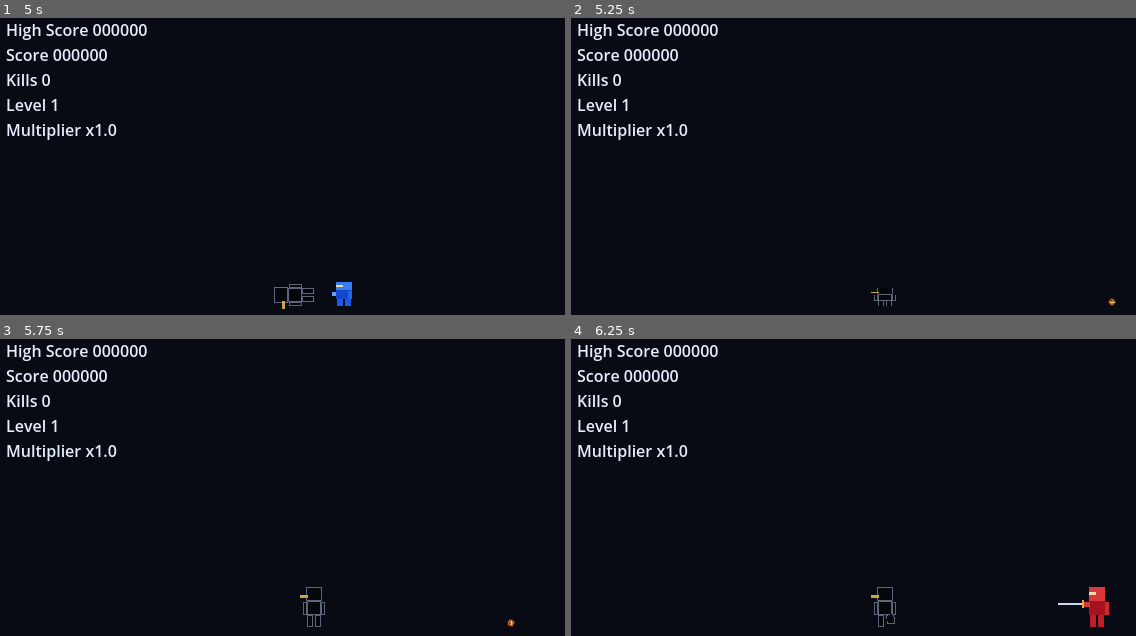
Above: before the commit, frames 1-4 (two rows, left to right).
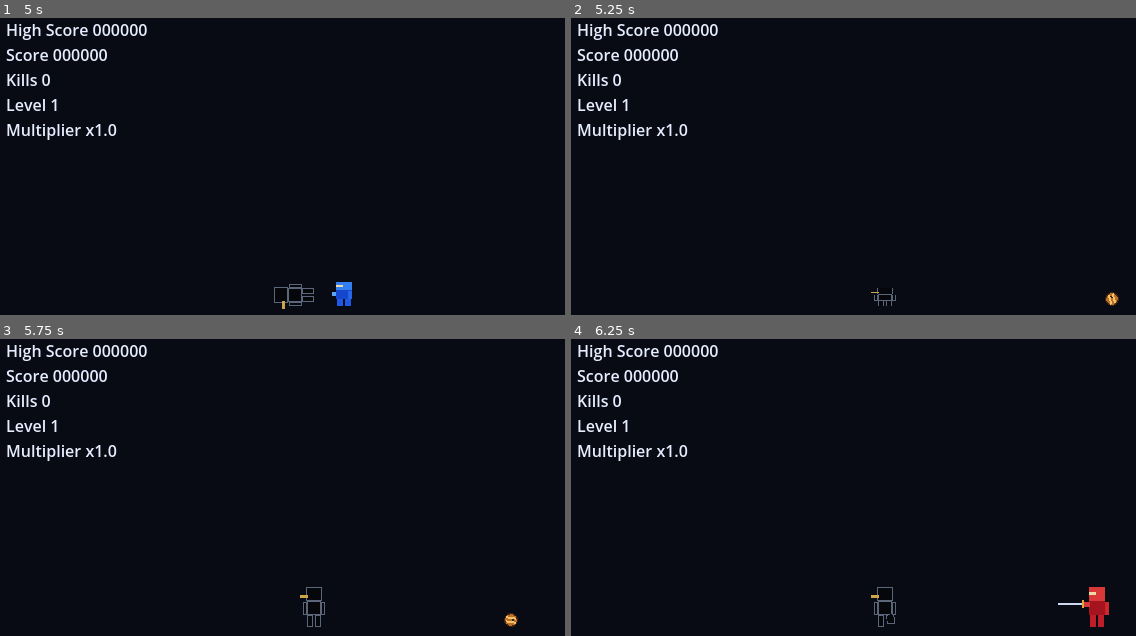
Above: after the commit, the same moments.

Repository: selymax79/Moonfall-Dojo
Game: Godot game, scene res://scenes/main.tscn
Same seed, same stepped clock (60 frames per second), same inputs: the game is played once before the commit and once after it.
Inputs:
- Up to frame 1 (5 s): hold Right (turn_right) 0.53-1.28 s; hold Down (duck) 0.53-1.28 s; tap Up (jump) at 0.77, 1.52, 3.02, 3.77, 4.52 s; hold Left (turn_left) 1.28-2.03 s; tap X (kick) at 1.35 s; hold Z (punch) 2.03-2.78 s; hold Right (turn_right) 2.03-3.53 s; tap Down (duck) at 2.85 s; hold X (kick) 3.53-4.28 s; hold Left (turn_left) from 3.53 s (still down); tap Enter at 4.25 s; tap Z (punch) at 4.35 s
- Up to frame 2 (5.25 s): keep holding Left (turn_left); tap F2 (dev_restart) at 5 s; hold Down (duck) from 5.03 s (still down)
- Up to frame 3 (5.75 s): keep holding Left (turn_left); keep holding Down (duck)
- Up to frame 4 (6.25 s): tap F2 (dev_restart) at 5.75 s; release Left (turn_left) at 5.78 s; release Down (duck) at 5.78 s; hold Right (turn_right) from 5.78 s (still down); tap X (kick) at 5.85 s; tap Up (jump) at 6.02 s

Frame 1 is identical in both runs. In frame 2, less than 0.1% of the frame differs, in the area x 94-97%, y 92-97%; in frame 3, less than 0.1%, in the area x 89-92%, y 92-97%; in frame 4, nothing differs.

Commit message:
Tune barrel size jump timing and post-dodge explosion

Diff:
--- a/scenes/barrel.tscn
+++ b/scenes/barrel.tscn
@@ -3,7 +3,7 @@
 [ext_resource type="Script" path="res://scripts/barrel.gd" id="1"]
 
 [sub_resource type="CircleShape2D" id="Body"]
-radius = 4.0
+radius = 7.0
 
 [node name="Barrel" type="Area2D"]
 collision_layer = 0
@@ -13,25 +13,29 @@
 script = ExtResource("1")
 
 [node name="BodyShape" type="CollisionShape2D" parent="."]
-position = Vector2(0, -4)
+position = Vector2(0, -7)
 shape = SubResource("Body")
 disabled = true
 
 [node name="Visuals" type="Node2D" parent="."]
-position = Vector2(0, -4)
+position = Vector2(0, -7)
 
 [node name="Rim" type="Polygon2D" parent="Visuals"]
 color = Color(0.24, 0.14, 0.07, 1)
-polygon = PackedVector2Array(0, -4, 2, -3.464, 3.464, -2, 4, 0, 3.464, 2, 2, 3.464, 0, 4, -2, 3.464, -3.464, 2, -4, 0, -3.464, -2, -2, -3.464)
+polygon = PackedVector2Array(0, -7, 3.5, -6.062, 6.062, -3.5, 7, 0, 6.062, 3.5, 3.5, 6.062, 0, 7, -3.5, 6.062, -6.062, 3.5, -7, 0, -6.062, -3.5, -3.5, -6.062)
 
 [node name="Wood" type="Polygon2D" parent="Visuals"]
 color = Color(0.74, 0.43, 0.17, 1)
-polygon = PackedVector2Array(0, -3, 2.12, -2.12, 3, 0, 2.12, 2.12, 0, 3, -2.12, 2.12, -3, 0, -2.12, -2.12)
+polygon = PackedVector2Array(0, -6, 4.24, -4.24, 6, 0, 4.24, 4.24, 0, 6, -4.24, 4.24, -6, 0, -4.24, -4.24)
 
 [node name="Band" type="Polygon2D" parent="Visuals"]
 color = Color(0.95, 0.77, 0.40, 1)
-polygon = PackedVector2Array(-2.5, -1, 2.5, -1, 2.5, 0, -2.5, 0)
+polygon = PackedVector2Array(-5, -3, 5, -3, 5, -1, -5, -1)
+
+[node name="LowerBand" type="Polygon2D" parent="Visuals"]
+color = Color(0.95, 0.77, 0.40, 1)
+polygon = PackedVector2Array(-5, 1, 5, 1, 5, 3, -5, 3)
 
 [node name="Bung" type="Polygon2D" parent="Visuals"]
 color = Color(0.24, 0.14, 0.07, 1)
-polygon = PackedVector2Array(0, 1, 1, 1, 1, 2, 0, 2)
+polygon = PackedVector2Array(1, -1, 3, -1, 3, 1, 1, 1)
--- a/scripts/barrel.gd
+++ b/scripts/barrel.gd
@@ -1,7 +1,14 @@
 ## A rolling floor obstacle. Main advances Player first, then movement and direct collision queries.
 ## It is not an Assassin: Main never sends Player attacks here, and passage awards no points yet.
-## The scene's 4 px radius preserves roughly 176 ms of Jump input opportunity at 60 px/s.
+## The scene's 7 px radius and 0.75 s Jump give about 195 ms of theoretical input opportunity at 60 px/s.
 extends Area2D
+
+enum Phase { ACTIVE, DEPARTING, EXPLODING }
+# Cosmetic clocks begin after gameplay resolution and never delay Main's next encounter.
+const DEPARTURE_DURATION: float = 0.50
+const EXPLOSION_DURATION: float = 0.40
+var phase: Phase = Phase.ACTIVE
+var effect_elapsed: float = 0.0
 
 # Main supplies the same Level speed as Assassins before entering the tree.
 var movement_speed: float = 60.0
@@ -13,6 +20,11 @@
 @onready var visuals: Node2D = $Visuals
 
 
+func _ready() -> void:
+	# Main exclusively owns active movement; enable our tick only after releasing gameplay ownership.
+	set_physics_process(false)
+
+
 func configure_entry(side: int) -> void:
 	assert(side == 1 or side == -1)
 	entry_side = side
@@ -22,6 +34,10 @@
 func advance_tick(delta: float) -> void:
 	if is_complete:
 		return
+	roll(delta)
+
+
+func roll(delta: float) -> void:
 	var travel: float = -entry_side * movement_speed * delta
 	position.x += travel
 	visuals.rotation += travel / body_shape.shape.radius
@@ -41,4 +57,40 @@
 	var passage_distance: float = body_shape.shape.radius + player.hurtbox.shape.size.x / 2.0
 	if separation < -passage_distance:
 		is_complete = true
-		queue_free()
+		phase = Phase.DEPARTING
+		# Defer handover so the resolving tick cannot move the Barrel twice.
+		set_physics_process.call_deferred(true)
+
+
+## This tick is presentation-only. Completion guards permanently exclude all further collision.
+func _physics_process(delta: float) -> void:
+	var remaining: float = delta
+	if phase == Phase.DEPARTING:
+		var step: float = minf(remaining, DEPARTURE_DURATION - effect_elapsed)
+		roll(step)
+		effect_elapsed += step
+		remaining -= step
+		if effect_elapsed < DEPARTURE_DURATION and not is_equal_approx(effect_elapsed, DEPARTURE_DURATION):
+			return
+		phase = Phase.EXPLODING
+		effect_elapsed = 0.0
+		visuals.hide()
+	if phase == Phase.EXPLODING:
+		effect_elapsed = minf(effect_elapsed + remaining, EXPLOSION_DURATION)
+		queue_redraw()
+		if effect_elapsed >= EXPLOSION_DURATION or is_equal_approx(effect_elapsed, EXPLOSION_DURATION):
+			queue_free()
+
+
+## A few expanding sparks replace the Barrel; these draw commands create no collision objects.
+func _draw() -> void:
+	if phase != Phase.EXPLODING:
+		return
+	var progress: float = effect_elapsed / EXPLOSION_DURATION
+	var centre := Vector2(0, -7)
+	var colour := Color(1.0, 0.70, 0.25, 1.0 - progress)
+	for index in range(6):
+		var angle: float = TAU * index / 6.0
+		var offset := Vector2(cos(angle), sin(angle)) * lerpf(3.0, 15.0, progress)
+		draw_rect(Rect2(centre + offset - Vector2.ONE, Vector2(2, 2)), colour)
+	draw_circle(centre, lerpf(4.0, 9.0, progress), Color(1.0, 0.9, 0.5, (1.0 - progress) * 0.6))
--- a/scripts/main.gd
+++ b/scripts/main.gd
@@ -1,5 +1,5 @@
 ## Runs one random threat at a time, with Player-first Assassin combat and spatial Barrel dodging.
-## Both actors share this scene's coordinate space; their scripts do not tick themselves.
+## Main advances active gameplay actors; resolved Barrels animate their harmless exit independently.
 extends Node2D
 
 enum ThreatType { RED, BLUE, BARREL }
--- a/scripts/player.gd
+++ b/scripts/player.gd
@@ -14,7 +14,8 @@
 const DUCK_HOLD_DURATION: float = 0.20
 const DUCK_RECOVERY_DURATION: float = 0.17
 const DUCK_HEIGHT_SCALE: float = 0.45
-const JUMP_DURATION: float = 0.60
+# Extra airtime clears the 14 px Barrel without raising the 55 px apex; commitment lasts the full arc.
+const JUMP_DURATION: float = 0.75
 const JUMP_HEIGHT: float = 55.0
 const DEATH_DURATION: float = 0.40
 const PUNCH_EXTENDED_SCALE: float = 1.5
